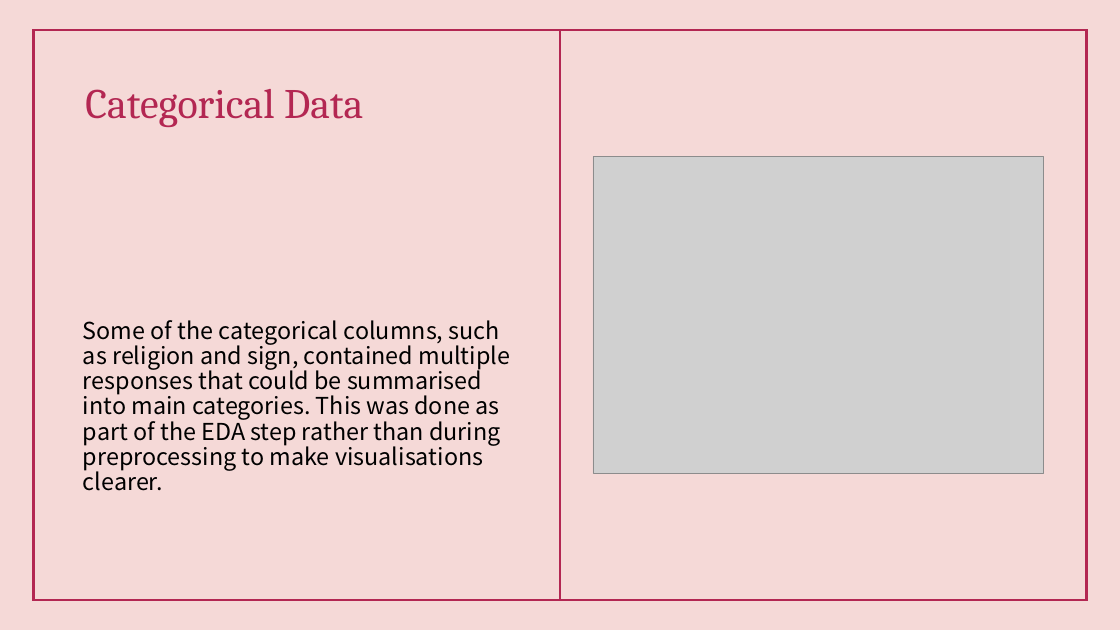
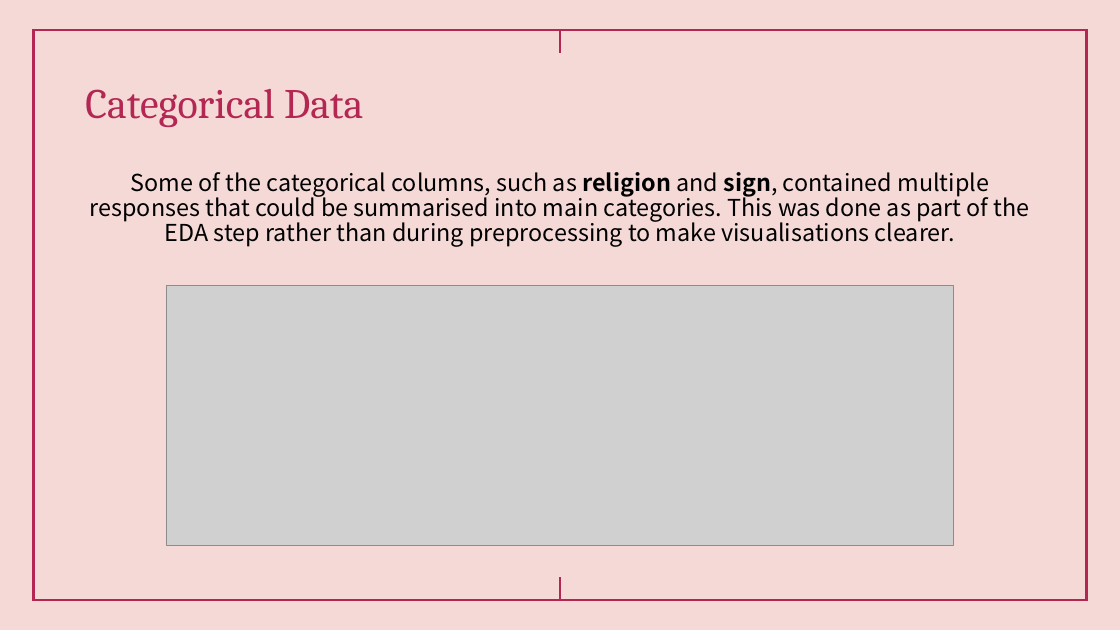
Before and after one commit to FaatimahMajothi98/OKCupid-Machine-Learning-Portfolio-Project, a slide deck: slide 9 of OKCupid-Date-A-Scientist-Starter/OKCupid – Machine Learning Analysis.pptx. Drawn at 1120x630 pixels with LibreOffice and Linux fonts; fonts in the diff are those of the drawing; grey boxes stand for pictures. Boxes give left, top, right and bottom in pixels: in the first picture for what was removed or moved away, otherwise in the second. Text is boxed around its words. In the diff, an @@ line names an element or a change of style, - is before the commit and + after.

```diff
--- a/OKCupid-Date-A-Scientist-Starter/OKCupid – Machine Learning Analysis.pptx
+++ b/OKCupid-Date-A-Scientist-Starter/OKCupid – Machine Learning Analysis.pptx
@@ line removed from (560, 597) to (560, 30) @@
@@ text "Some of the categorical columns, ...": place and size @@
-text "Some of the categorical columns, ..." at [83, 320, 510, 491]
+text "Some of the categorical columns, ..." at [90, 172, 1030, 247]
@@ text "Some of the categorical columns, ..." at [90, 172, 1030, 247]: bold on in "religion sign,"; alignment left to centre @@
@@ picture removed at [593, 157, 1044, 473] @@
@@ picture added at [166, 286, 954, 545] @@
```
Also in this commit, not shown: 2 other slides changed, 4 slides added, 2 slides removed, 1 other file.
